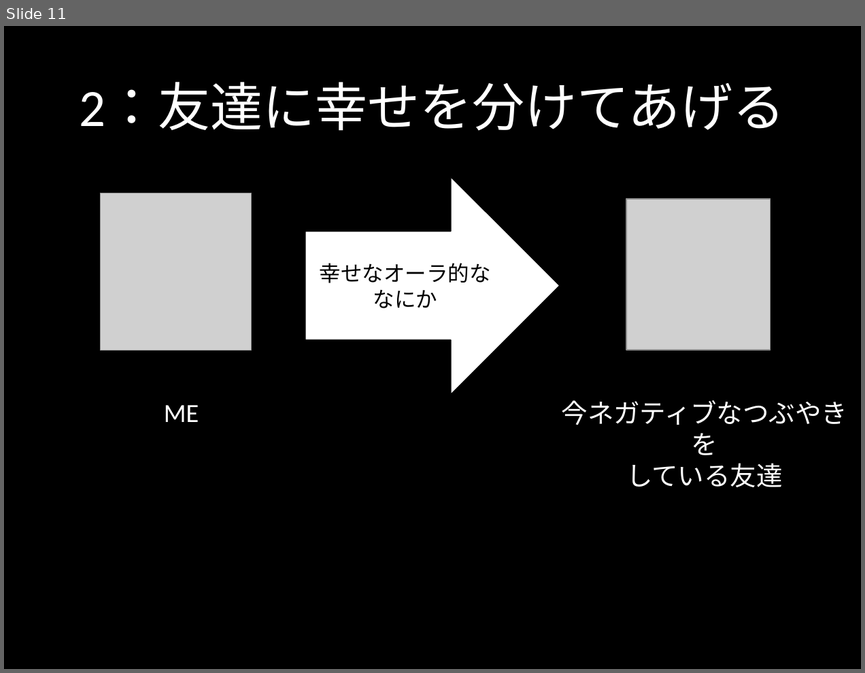
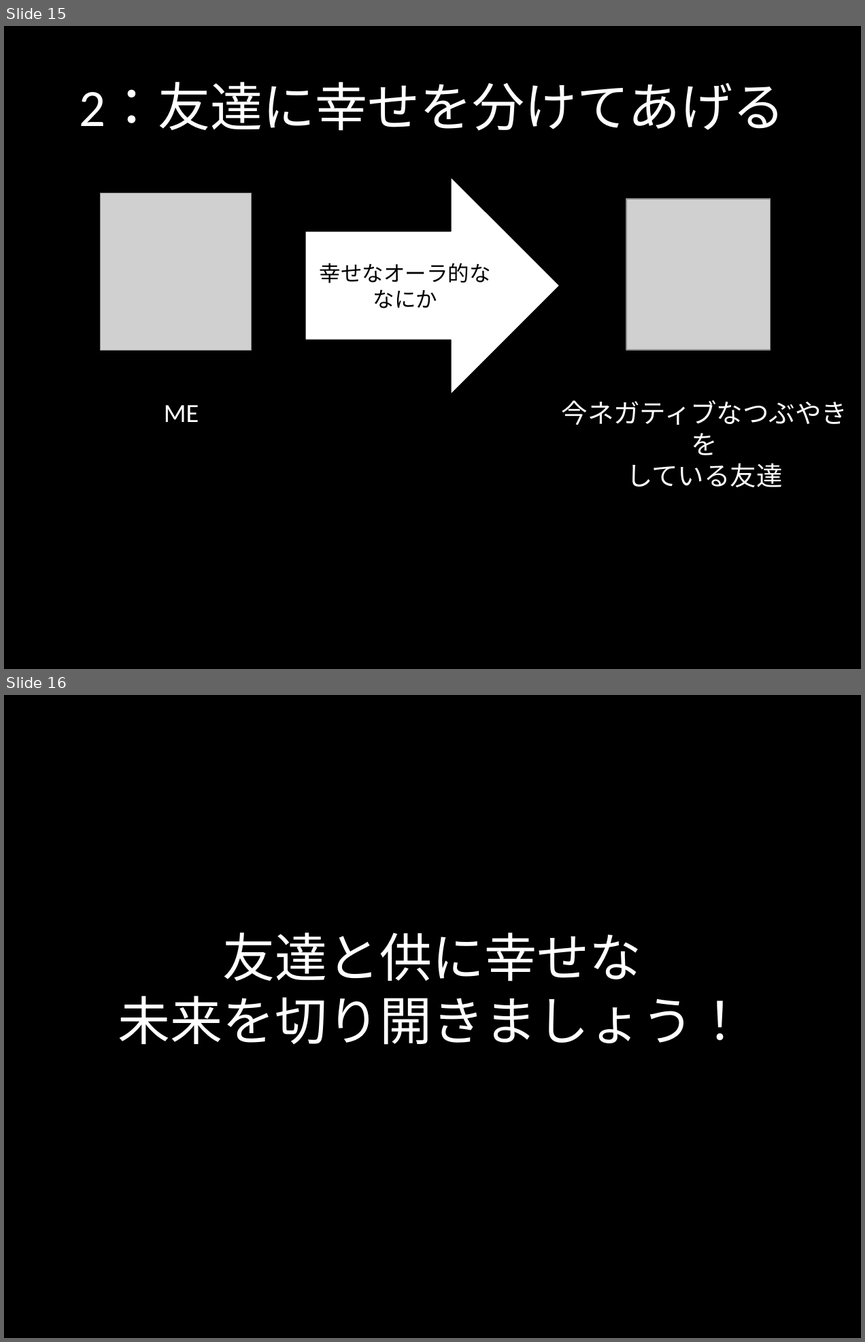
Before and after one commit to kgmyshin/PosNegFriends, a slide deck: doc/ポジネガフレンズ_発表用.pptx. Shown one above the other, each under a label of ours: slide 11 before the commit, slides 15 and 16 after it. The pictures are 865x673 and 865x1342 pixels, drawn with LibreOffice and Linux fonts; fonts in the diff are those of the drawing; grey boxes stand for pictures. Boxes give left, top, right and bottom in pixels: in the first picture for what was removed or moved away, otherwise in the second. Text is boxed around its words. In the diff, an @@ line names an element or a change of style, - is before the commit and + after.

```diff
--- a/doc/ポジネガフレンズ_発表用.pptx
+++ b/doc/ポジネガフレンズ_発表用.pptx
@@ slide 16 added at bbox=[4, 695, 861, 1338], background #000000 @@
@@ title added at bbox=[118, 932, 747, 1045], 44 pt, text #FFFFFF @@
+友達と供に幸せな
+未来を切り開きましょう！
@@ what was slide 11 is now slide 15 @@
```
Also in this commit, not shown: 2 slides changed, 5 other slides added, 1 slide removed.
